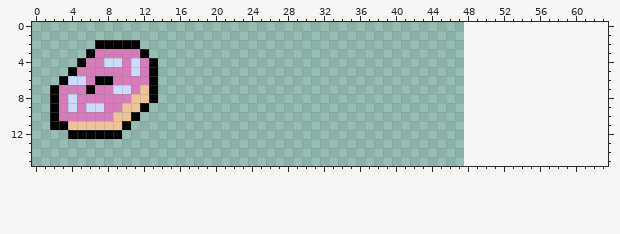
Pixel-art file, stored at Doughnut.aseprite. The picture above is the old version.
48x16 pixels, 1 frame. The old version is drawn lined up with the new one, on the new canvas.
The same view after the edit:
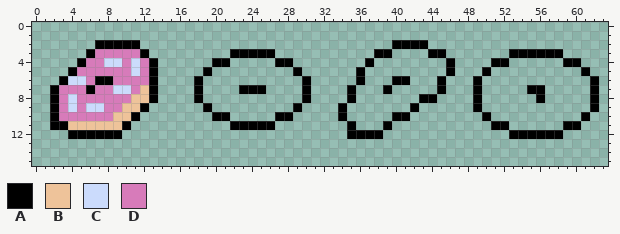
Palette (. is transparent): A #000000  B #eec39a  C #cbdbfc  D #d77bba
From the commit log: Creating 3 doughnuts with 3 different tools
Edits made:
canvas 48x16 -> 64x16
Changed rows in their new state; - is an unchanged pixel.
first column x 18:
 2 ----------------------AAAA-------------------
 3 ----AAAAA-----------AA----AA-------AAAAAA----
 4 --AA-----AA--------A--------A----AA------AA--
 5 -A---------A------A---------A---A----------A-
 6 A-----------A-----A---AA---A---A------------A
 7 A----AAA----A----A---A-----A---A-----AA-----A
 8 A-----------A----A-------AA----A------A-----A
 9 -A---------A----A-------A------A------------A
10 --AA-----AA-----A-----AA--------A----------A-
11 ----AAAAA--------A---A-----------AA------AA--
12 -----------------AAAA--------------AAAAAA----
